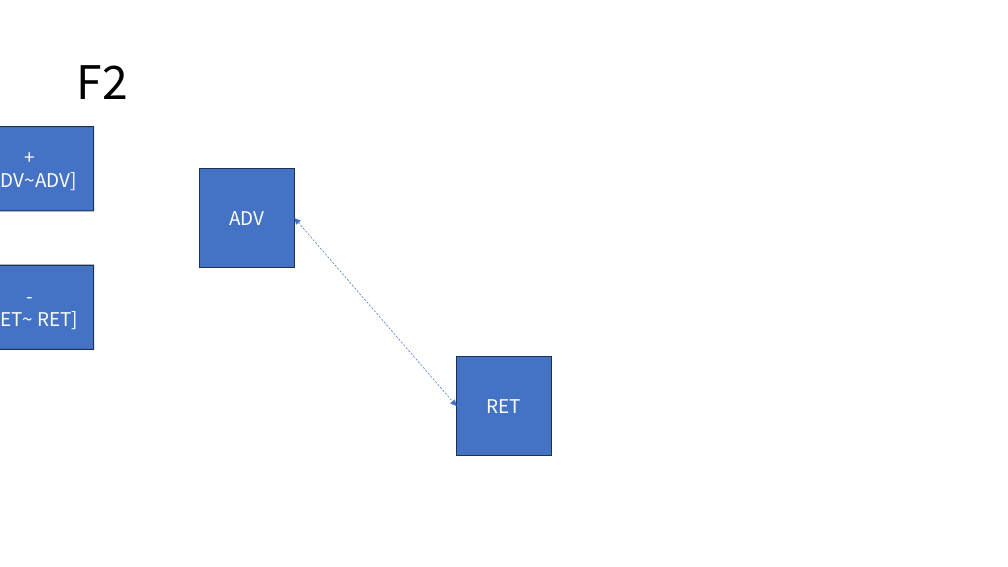
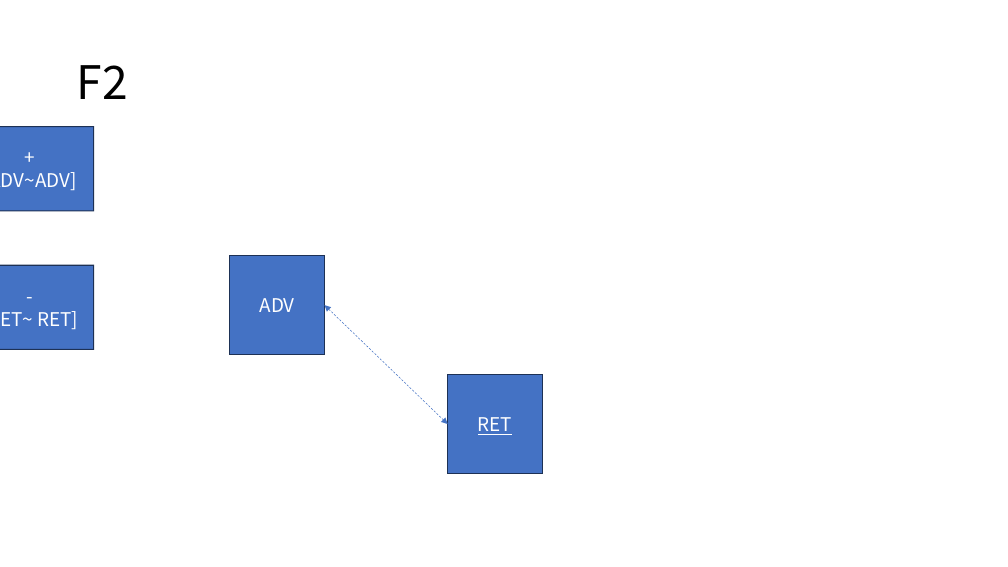
Before and after one commit to DualsoftDev/ds, a slide deck: slide 2 of DsDotNet/src/UnitTest/UnitTest.Model/ImportOfficeExample/exportDS/testB/B1/B2/B3/clp.pptx. Drawn at 1008x567 pixels with LibreOffice and Linux fonts; fonts in the diff are those of the drawing. Boxes give left, top, right and bottom in pixels: in the first picture for what was removed or moved away, otherwise in the second. Text is boxed around its words. In the diff, an @@ line names an element or a change of style, - is before the commit and + after.

```diff
--- a/DsDotNet/src/UnitTest/UnitTest.Model/ImportOfficeExample/exportDS/testB/B1/B2/B3/clp.pptx
+++ b/DsDotNet/src/UnitTest/UnitTest.Model/ImportOfficeExample/exportDS/testB/B1/B2/B3/clp.pptx
@@ rectangle "ADV": place and size @@
-rectangle "ADV" at bbox=[200, 169, 294, 267]
+rectangle "ADV" at bbox=[230, 256, 324, 354]
@@ double arrow moved from (294, 218) - (457, 406) to (324, 306) - (448, 424) @@
@@ rectangle "RET": place and size @@
-rectangle "RET" at bbox=[457, 357, 551, 455]
+rectangle "RET" at bbox=[448, 375, 542, 473]
@@ rectangle "RET" at bbox=[448, 375, 542, 473]: underline on @@
```
Also in this commit, not shown: 27 other files.
